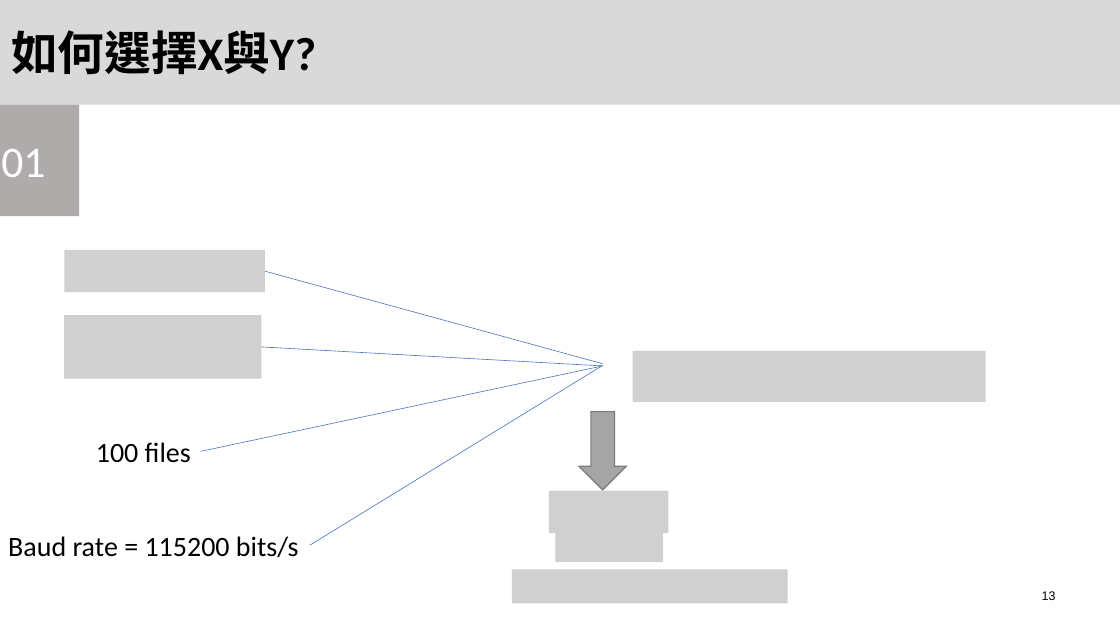
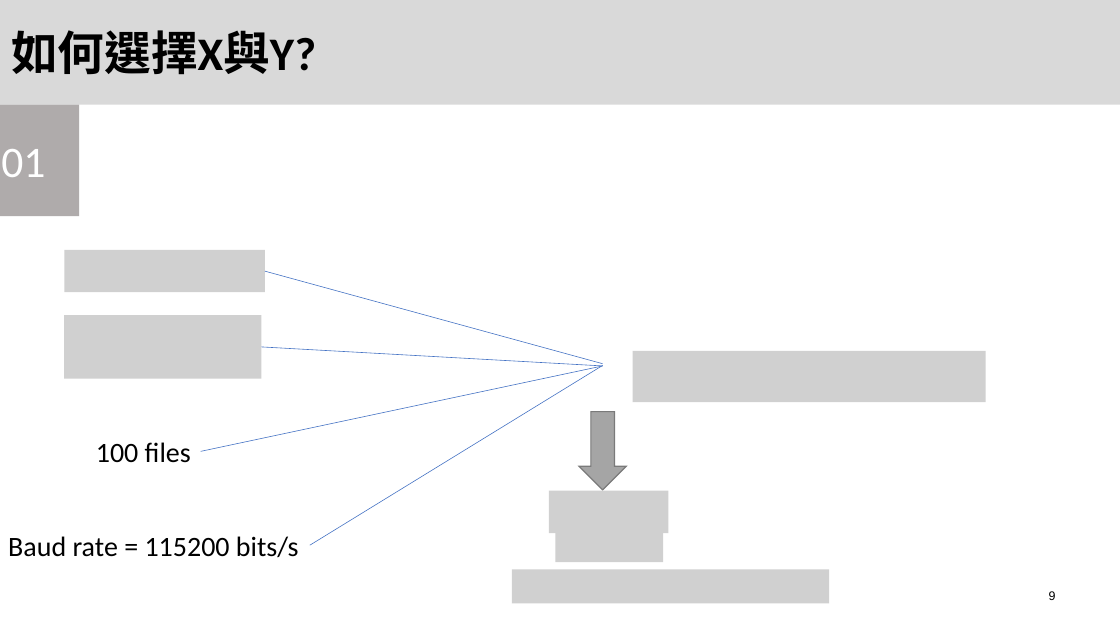
Before and after one commit to OYungShen/HardWare_Security_Final_project, a slide deck: slide 9 of Final.pptx (slide 13 before the commit). Drawn at 1120x630 pixels with LibreOffice and Linux fonts; fonts in the diff are those of the drawing; grey boxes stand for pictures. Boxes give left, top, right and bottom in pixels: in the first picture for what was removed or moved away, otherwise in the second. Text is boxed around its words. In the diff, an @@ line names an element or a change of style, - is before the commit and + after.

```diff
--- a/Final.pptx
+++ b/Final.pptx
@@ picture: place and size @@
-picture at bbox=[512, 570, 787, 603]
+picture at bbox=[512, 570, 829, 603]
@@ page number at bbox=[1049, 591, 1056, 600]: text changed @@
-13
+9
```
Also in this commit, not shown: 8 other slides changed, 27 slides added, 3 slides removed, 5 other files.
